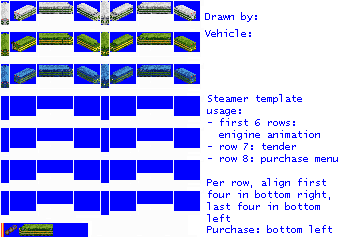
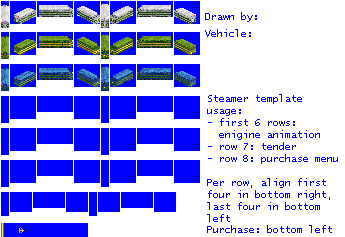
Before/after of a 345px x 237px layered artwork. What changed in the layer stack:
added layer "316" above "reference" over [1, 4, 196, 91]
painted on "empty.png" over [0, 0, 204, 237]
